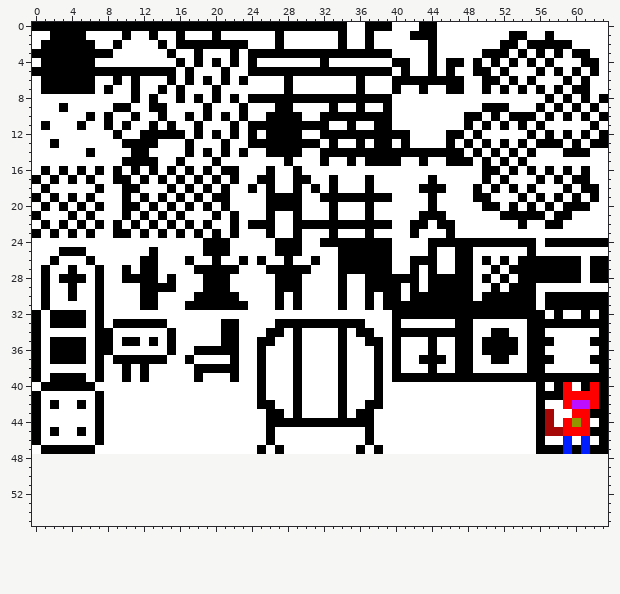
A pixel-art sprite gets an edit: images/tileset.png. Above is the file before it was changed.
The file is 64x48 pixels. The old version is drawn lined up with the new one, on the new canvas.
And afterwards:
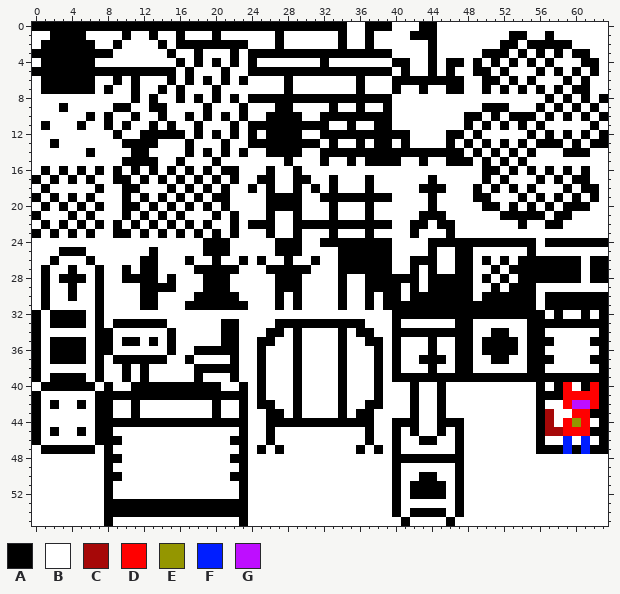
Palette (. is transparent): A #000000  B #ffffff  C #a60808  D #ff0000  E #949600  F #001eff  G #be0eff
Author's note on the commit: Add large bed and stove.
The edit:
canvas 64x48 -> 64x56
Changed rows in their new state; - is an unchanged pixel.
first column x 0:
40 --------A--AAAAAAAAAA--A------------------A--A------------------
41 --------AAAAAAAAAAAAAAAA------------------A--A------------------
42 --------A--A--------A--A------------------A--A------------------
43 --------A--A--------A--A------------------A--A------------------
44 --------AAAAAAAAAAAAAAAA----------------AAA--AAA----------------
45 --------A--------------A----------------A-A--A-A----------------
46 --------AA------------AA----------------A--AA--A----------------
47 --------A--------------A----------------A------A----------------
48 BBBBBBBBAABBBBBBBBBBBBAABBBBBBBBBBBBBBBBAAAAAAAABBBBBBBBBBBBBBBB
49 BBBBBBBBABBBBBBBBBBBBBBABBBBBBBBBBBBBBBBABBBBBBABBBBBBBBBBBBBBBB
50 BBBBBBBBAABBBBBBBBBBBBAABBBBBBBBBBBBBBBBABBAABBABBBBBBBBBBBBBBBB
51 BBBBBBBBABBBBBBBBBBBBBBABBBBBBBBBBBBBBBBABAAAABABBBBBBBBBBBBBBBB
52 BBBBBBBBABBBBBBBBBBBBBBABBBBBBBBBBBBBBBBABAAAABABBBBBBBBBBBBBBBB
53 BBBBBBBBAAAAAAAAAAAAAAAABBBBBBBBBBBBBBBBABBBBBBABBBBBBBBBBBBBBBB
54 BBBBBBBBAAAAAAAAAAAAAAAABBBBBBBBBBBBBBBBABAAAABABBBBBBBBBBBBBBBB
55 BBBBBBBBABBBBBBBBBBBBBBABBBBBBBBBBBBBBBBBABBBBABBBBBBBBBBBBBBBBB
